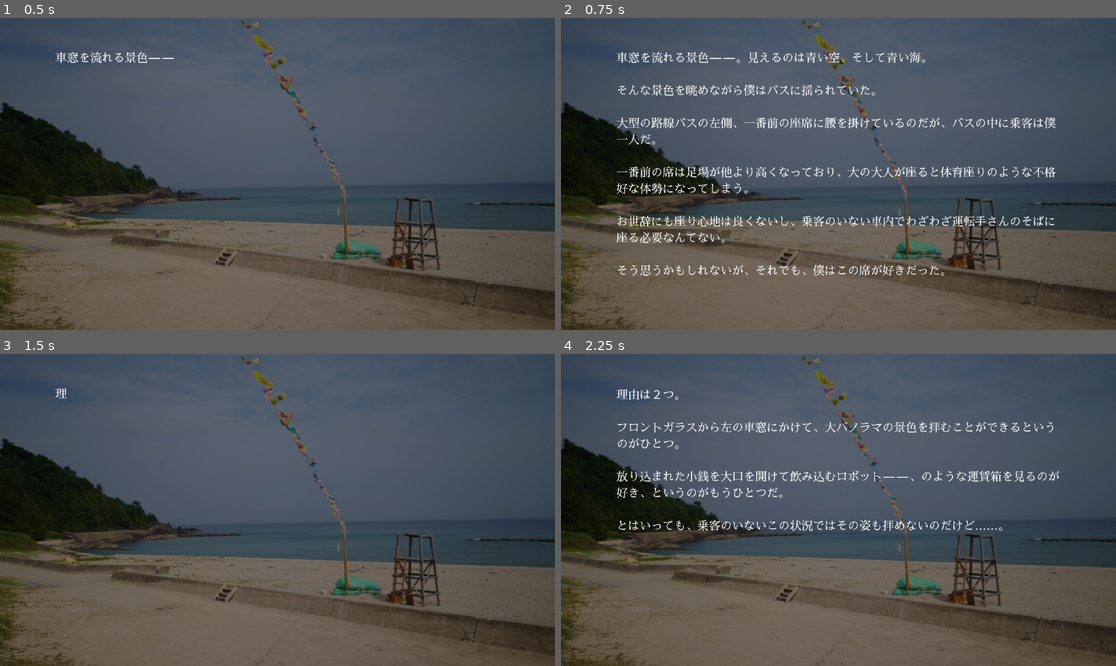
Above: before the commit, frames 1-4 (two rows, left to right).
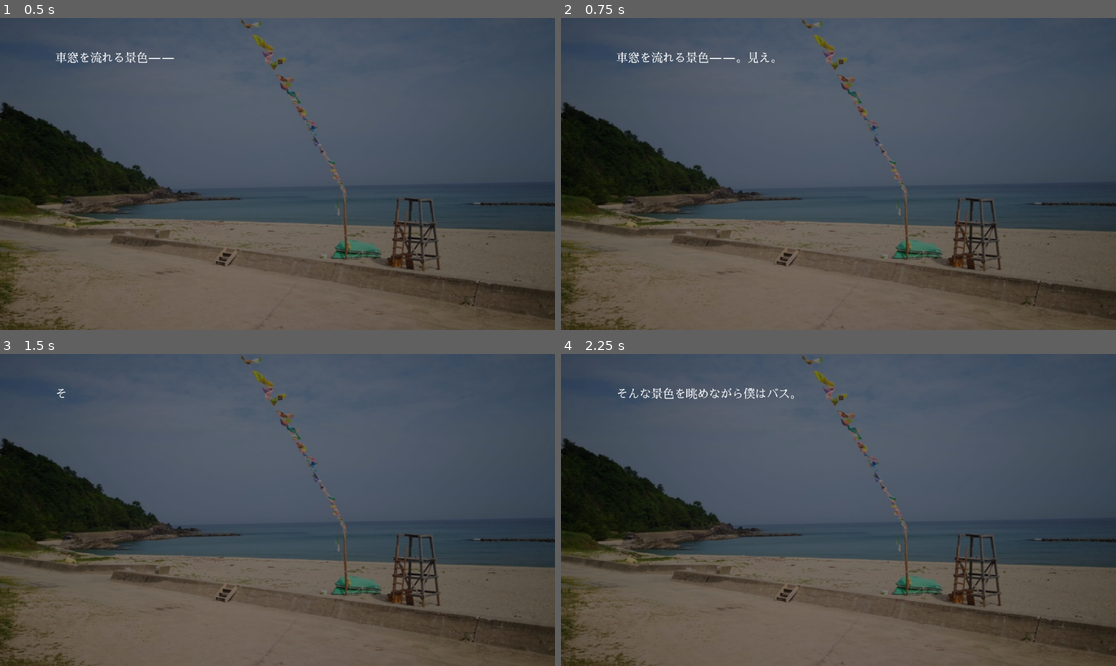
Above: after the commit, the same moments.

Repository: azukigame-s/kiminokoe
Game: Godot game, scene res://scenes/novel_system.tscn
Same seed, same stepped clock (60 frames per second), same inputs: the game is played once before the commit and once after it.
Inputs (mouse positions are in pixels of both pictures, inside the frame that each line leads up to):
- Up to frame 1 (0.5 s): no input
- Up to frame 2 (0.75 s): move the mouse to (960, 158) at 0.52 s; click (960, 158) at 0.67 s
- Up to frame 3 (1.5 s): tap Enter at 1.25 s; move the mouse to (166, 525) at 1.27 s; click (166, 525) at 1.42 s
- Up to frame 4 (2.25 s): move the mouse to (894, 441) at 2.02 s; click (894, 441) at 2.17 s

Frame 1 is identical in both runs. In frame 2, 4.8% of the frame differs, in the area x 10-90%, y 10-83%; in frame 3, less than 0.1%; in frame 4, 3.2%.

Commit message:
🚧 画面内文字送り機能の実装途中

Diff:
--- a/scripts/novel_system.gd
+++ b/scripts/novel_system.gd
@@ -226,38 +226,24 @@
 				is_text_completed = true
 				# テキスト表示が完了したら、「続きあり」インジケータを表示
 				if more_indicator:
-					more_indicator.visible = true
+					more_indicator.visible = current_page_index < page_text_buffer.size() - 1
 
 # 現在表示すべきテキストを更新する関数
 func _update_displayed_text():
 	if dialogue_text:
-		var base_text = ""
-
-		# 話者名やすでにバッファにある内容を取得
-		if current_page_index > 0:
-			# 前のページ内容を保持
-			base_text = dialogue_text.text
-			# 最後の文章の表示部分のみを置き換える（現在表示中の文のプレフィクス部分を見つける）
-			var last_text_start = base_text.rfind("\n\n")
-			if last_text_start != -1:
-				# 話者名が含まれているか確認
-				var next_line = base_text.find("\n\n", last_text_start + 2)
-				if next_line != -1 and base_text.find("[color=#FFDD00][b]", last_text_start) != -1:
-					# 話者名を含む場合、その後の改行までをベーステキストとする
-					base_text = base_text.substr(0, next_line + 2)
-
-				else:
-					# 話者名を含まない場合、最後の改行までをベーステキストとする
-					base_text = base_text.substr(0, last_text_start + 2)
-
-		# 話者名がある場合は最初に追加
-		if current_page_index == 0:
-			var text_parts = dialogue_text.text.split("\n\n", false, 1)
-			if text_parts.size() > 0 and text_parts[0].begins_with("[color=#FFDD00][b]"):
-				base_text = text_parts[0] + "\n\n"
-
-		# 最終的なテキストを設定
-		dialogue_text.text = base_text + displayed_text
+		if displayed_text.length() == 1 && current_page_index == 0:
+			# 最初の文字を表示するときは、テキストをリセット
+			var base_text = ""
+
+			# 話者名があれば追加
+			if page_text_buffer[0]["speaker"] != "":
+				base_text = "[color=#FFDD00][b]" + page_text_buffer[0]["speaker"] + "[/b][/color]\n\n"
+
+			dialogue_text.text = base_text
+
+		# 1文字ずつ追加
+		if displayed_text.length() > 0:
+			dialogue_text.text += displayed_text[displayed_text.length() - 1]
 	else:
 		print("Error: dialogue_text is null in _update_displayed_text()")
 
@@ -302,8 +288,12 @@
 func show_text_same_page(text, speaker_name = ""):
 	print("Showing additional text in the same page: ", text)
 
-	# 新しい文章を設定
-	current_text = text
+	# 新しい文章をバッファに追加
+	add_to_page_buffer(text, speaker_name)
+
+	# 現在のテキストを保存して続きを表示する
+	var last_text = page_text_buffer[current_page_index]
+	current_text = last_text["text"]
 	displayed_text = ""
 	is_text_completed = false
 	text_timer = 0
@@ -337,13 +327,31 @@
 
 		print("Text display completed.")
 	else:
-		# テキストが表示済みなら次の文を同じページに表示
+		# テキストが表示済みの場合
 		if current_page_index < page_text_buffer.size() - 1:
-			# まだ表示する文がある場合
+			# まだ表示する文がある場合、同じページ内の次のテキストへ
 			current_page_index += 1
 			var next_text = page_text_buffer[current_page_index]
-			show_text_same_page(next_text["text"], next_text["speaker"])
-			print("Showing next text in the same page.")
+
+			# 次のテキストを設定
+			current_text = next_text["text"]
+			displayed_text = ""
+			is_text_completed = false
+			text_timer = 0
+
+			# 話者名があれば追加（保持しているテキストの後に）
+			if next_text["speaker"] != "":
+				# 改行を追加して話者名を設定
+				dialogue_text.text = dialogue_text.text + "\n\n[color=#FFDD00][b]" + next_text["speaker"] + "[/b][/color]\n\n"
+			else:
+				# 話者名なしの場合は単に改行を追加
+				dialogue_text.text = dialogue_text.text + "\n\n"
+
+			# 「続きあり」インジケータを非表示にする
+			if more_indicator:
+				more_indicator.visible = false
+
+			print("Starting next text in the same page.")
 		else:
 			# バッファ内のテキストをすべて表示したので次のシナリオへ
 			print("All text displayed, advancing to next scenario.")
@@ -504,6 +512,16 @@
 		"speaker": speaker_name
 	})
 
+# テキストページをクリアする関数（新規ページ作成時に使用）
+func clear_text_page():
+	page_text_buffer = []
+	current_page_index = 0
+	if dialogue_text:
+		dialogue_text.text = ""
+	if more_indicator:
+		more_indicator.visible = false
+	print("Text page cleared")
+
 # 入力処理
 func _input(event):
 	if event is InputEventMouseButton:
--- a/scripts/test_scenario.gd
+++ b/scripts/test_scenario.gd
@@ -16,50 +16,92 @@
 	{
 		"type": "dialogue",
 		"speaker": "",
-		"text": "車窓を流れる景色――。見えるのは青い空、そして青い海。
-
-そんな景色を眺めながら僕はバスに揺られていた。
-
-大型の路線バスの左側、一番前の座席に腰を掛けているのだが、バスの中に乗客は僕一人だ。
-
-一番前の席は足場が他より高くなっており、大の大人が座ると体育座りのような不格好な体勢になってしまう。
-
-お世辞にも座り心地は良くないし、乗客のいない車内でわざわざ運転手さんのそばに座る必要なんてない。
-
-そう思うかもしれないが、それでも、僕はこの席が好きだった。"
-	},
-	{
-		"type": "dialogue",
-		"speaker": "",
-		"text": "理由は２つ。
-
-フロントガラスから左の車窓にかけて、大パノラマの景色を拝むことができるというのがひとつ。
-
-放り込まれた小銭を大口を開けて飲み込むロボット――、のような運賃箱を見るのが好き、というのがもうひとつだ。
-
-とはいっても、乗客のいないこの状況ではその姿も拝めないのだけど……。"
-	},
-	{
-		"type": "dialogue",
-		"speaker": "",
-		"text": "流れる景色を見ていると、いろいろと考えてしまう。
-
-いろいろと思い出してしまう――。"
-	},
-	{
-		"type": "dialogue",
-		"speaker": "",
-		"text": "――そう。"
+		"text": "車窓を流れる景色――。見えるのは青い空、そして青い海。",
+		"new_page": true  # 新しいシーンの開始なので新ページ
+	},
+	{
+		"type": "dialogue",
+		"speaker": "",
+		"text": "そんな景色を眺めながら僕はバスに揺られていた。"
+		# new_pageが省略されているので同じページに追加
+	},
+	{
+		"type": "dialogue",
+		"speaker": "",
+		"text": "大型の路線バスの左側、一番前の座席に腰を掛けているのだが、バスの中に乗客は僕一人だ。"
+		# 同じページに追加
+	},
+	{
+		"type": "dialogue",
+		"speaker": "",
+		"text": "一番前の席は足場が他より高くなっており、大の大人が座ると体育座りのような不格好な体勢になってしまう。"
+		# 同じページに追加
+	},
+	{
+		"type": "dialogue",
+		"speaker": "",
+		"text": "お世辞にも座り心地は良くないし、乗客のいない車内でわざわざ運転手さんのそばに座る必要なんてない。"
+		# 同じページに追加
+	},
+	{
+		"type": "dialogue",
+		"speaker": "",
+		"text": "そう思うかもしれないが、それでも、僕はこの席が好きだった。"
+		# 同じページに追加
+	},
+	{
+		"type": "dialogue",
+		"speaker": "",
+		"text": "理由は２つ。",
+		"new_page": true  # 新しい段落で区切るため新ページ
+	},
+	{
+		"type": "dialogue",
+		"speaker": "",
+		"text": "フロントガラスから左の車窓にかけて、大パノラマの景色を拝むことができるというのがひとつ。"
+		# 同じページに追加
+	},
+	{
+		"type": "dialogue",
+		"speaker": "",
+		"text": "放り込まれた小銭を大口を開けて飲み込むロボット――、のような運賃箱を見るのが好き、というのがもうひとつだ。"
+		# 同じページに追加
+	},
+	{
+		"type": "dialogue",
+		"speaker": "",
+		"text": "とはいっても、乗客のいないこの状況ではその姿も拝めないのだけど……。"
+		# 同じページに追加
+	},
+	{
+		"type": "dialogue",
+		"speaker": "",
+		"text": "流れる景色を見ていると、いろいろと考えてしまう。",
+		"new_page": true  # 場面転換のような重要な文なので新ページ
+	},
+	{
+		"type": "dialogue",
+		"speaker": "",
+		"text": "いろいろと思い出してしまう――。"
+		# 同じページに追加
+	},
+	{
+		"type": "dialogue",
+		"speaker": "",
+		"text": "――そう。",
+		"new_page": true  # 強調するため新ページ
 	},
 	{
 		"type": "dialogue",
 		"speaker": "",
 		"text": "――――あの日も。"
+		# 同じページに追加
 	},
 	{
 		"type": "dialogue",
 		"speaker": "",
 		"text": "あの日も……、１０月にしては青すぎる景色だった――。"
+		# 同じページに追加
 	},
 	{
 		"type": "sfx",
@@ -68,114 +110,62 @@
 	{
 		"type": "dialogue",
 		"speaker": "",
-		"text": "『次は――』
-
-ピンポーンと軽い音が鳴る。
-
-『――だき西口。次は、地蔵焚西口です』
-
-次のバス停を知らせる感情のない音声を待たずして、降車ボタンを押した人がいる。"
-	},
-	{
-		"type": "dialogue",
-		"speaker": "",
-		"text": "「へへへ、イチバーン」
-
-「あんまり早く押すとまた運転手さんに怒られるぞ」
-
-ひとつ後ろの席に座る弟――、スグに向かい僕は言った。
-
-ニヤニヤと笑いながらスグは口を開く。
-
-「だって早く帰りたいじゃん！　なんてったって今日は――」
-
-満面の笑顔だ。"
-	},
-	{
-		"type": "dialogue",
-		"speaker": "",
-		"text": "そう。今日は１０月１０日。
-
-弟の８歳の誕生日だった。
-
-そんなやり取りをしているうちにバスはスピードを落とし、バス停に着く。
-
-僕が席を立とうとすると、その横を直が横切る。
-
-「ちょっとスグ、先に行っちゃ……」
-
-「ありがとうございましたー。ほら、お兄ぃも早く！」
-
-普段は僕の後ろをついてくる弟も、今日は気持ちが高鳴っているのかそそくさとバスを降りてしまう。"
-	},
-	{
-		"type": "background",
-		"path": "res://assets/backgrounds/forest.jpg"
-	},
-	{
-		"type": "dialogue",
-		"speaker": "",
-		"text": "「ありがとうございました」
-
-運転手さんの顔も見ずお礼をし、慌ててあとを追った。
-
-バスを降りてもそこに弟の姿がない。
-
-「えっ、どこ？　スグぅ？」"
-	},
-	{
-		"type": "dialogue",
-		"speaker": "",
-		"text": "ランドセルがバスの後ろに回るのが見えた。
-
-――そっちはダメだ！"
-	},
-	{
-		"type": "dialogue",
-		"speaker": "",
-		"text": "「スグっ！　そっちは――――――」"
-	},
-	{
-		"type": "dialogue",
-		"speaker": "",
-		"text": "ドンッ！！！！"
-	},
-	{
-		"type": "dialogue",
-		"speaker": "",
-		"text": "キキーーッ！　ガシャン！！"
-	},
-	{
-		"type": "dialogue",
-		"speaker": "",
-		"text": "「…………ス……グ……？」"
-	},
-	{
-		"type": "dialogue",
-		"speaker": "",
-		"text": "今日は１０月１０日。
-
-弟の８歳の誕生日だった。"
-	},
-	{
-		"type": "dialogue",
-		"speaker": "",
-		"text": "１０月にしては青すぎる世界がかすみ、白くなる。"
-	},
-	{
-		"type": "dialogue",
-		"speaker": "",
-		"text": "そして、真っ暗になった――。"
-	},
-	{
-		"type": "dialogue",
-		"speaker": "",
-		"text": "誰かが遠くから叫ぶ声が聞こえる――。"
-	},
-	{
-		"type": "dialogue",
-		"speaker": "",
-		"text": "まわりの音も聞こえなくなり、鳶の鳴き声だけが耳に残っていた――――。"
+		"text": "『次は――』",
+		"new_page": true  # SFX後は新ページ
+	},
+	{
+		"type": "dialogue",
+		"speaker": "",
+		"text": "ピンポーンと軽い音が鳴る。"
+		# 同じページに追加
+	},
+	{
+		"type": "dialogue",
+		"speaker": "",
+		"text": "『――だき西口。次は、地蔵焚西口です』"
+		# 同じページに追加
+	},
+	{
+		"type": "dialogue",
+		"speaker": "",
+		"text": "次のバス停を知らせる感情のない音声を待たずして、降車ボタンを押した人がいる。"
+		# 同じページに追加
+	},
+	{
+		"type": "dialogue",
+		"speaker": "",
+		"text": "「へへへ、イチバーン」",
+		"new_page": true  # 会話の始まりなので新ページ
+	},
+	{
+		"type": "dialogue",
+		"speaker": "",
+		"text": "「あんまり早く押すとまた運転手さんに怒られるぞ」"
+		# 同じページに追加
+	},
+	{
+		"type": "dialogue",
+		"speaker": "",
+		"text": "ひとつ後ろの席に座る弟――、スグに向かい僕は言った。"
+		# 同じページに追加
+	},
+	{
+		"type": "dialogue",
+		"speaker": "",
+		"text": "ニヤニヤと笑いながらスグは口を開く。"
+		# 同じページに追加
+	},
+	{
+		"type": "dialogue",
+		"speaker": "",
+		"text": "「だって早く帰りたいじゃん！　なんてったって今日は――」"
+		# 同じページに追加
+	},
+	{
+		"type": "dialogue",
+		"speaker": "",
+		"text": "満面の笑顔だ。"
+		# 同じページに追加
 	},
 ]
 
@@ -210,18 +200,22 @@
 			novel_system.change_background(command.path)
 			proceed_to_next()
 		"dialogue":
-			# 複数のダイアログを一つのページにまとめる処理
 			var current_dialog = command.text
 			var current_speaker = command.speaker
 
-			# 最初のダイアログなら新しいページで表示
-			if novel_system.page_text_buffer.size() == 0:
+			# 新しいページで表示するかどうかを判断
+			if command.has("new_page") and command.new_page == true:
+				# 新しいページを開始
+				novel_system.clear_text_page()
 				novel_system.show_text(current_dialog, current_speaker)
 			else:
-				# 既存のバッファに追加
-				novel_system.add_to_page_buffer(current_dialog, current_speaker)
-
-			# ダイアログはプレイヤーの入力を待つので自動的には進まない
+				# 既存のページに追加
+				if novel_system.page_text_buffer.size() == 0:
+					# バッファが空の場合は新規表示
+					novel_system.show_text(current_dialog, current_speaker)
+				else:
+					# 既存のページに追加（同じページ内）
+					novel_system.show_text_same_page(current_dialog, current_speaker)
 		"bgm":
 			novel_system.play_bgm(command.path)
 			proceed_to_next()
